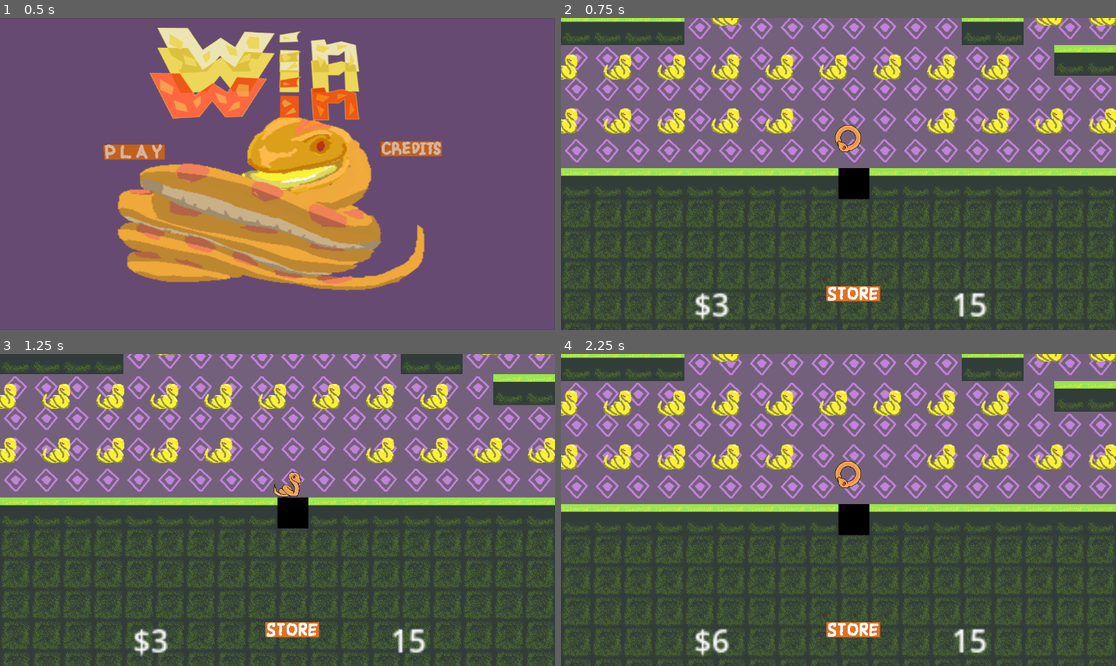
Above: before the commit, frames 1-4 (two rows, left to right).
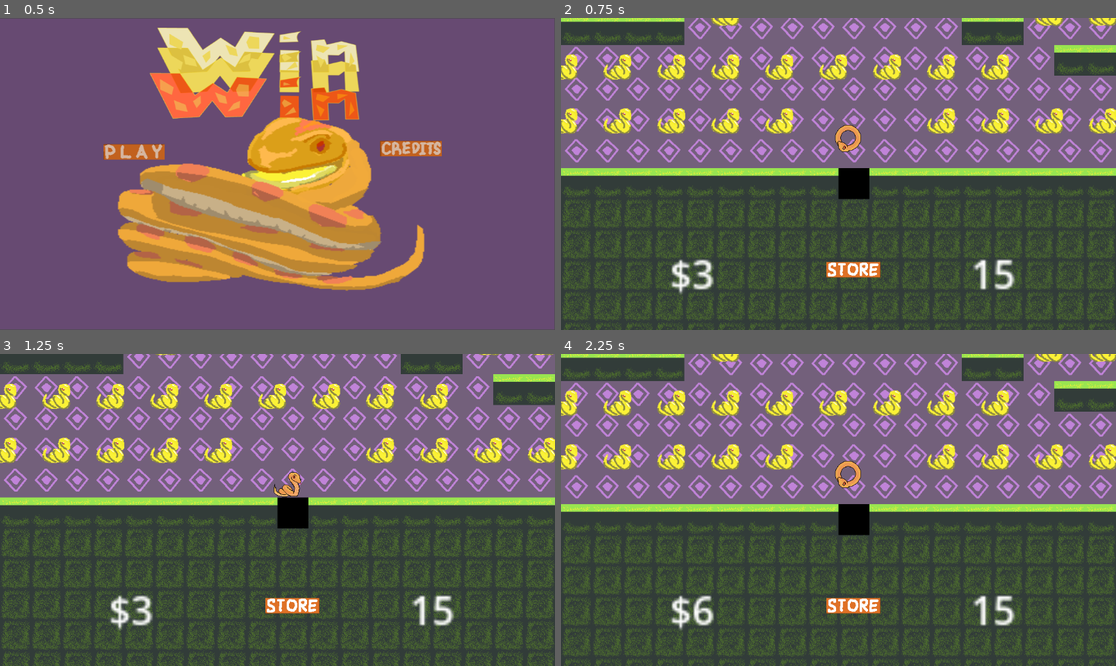
Above: after the commit, the same moments.

Repository: tgruenewald/LD58
Game: Godot game, scene res://scenes/main_menu.tscn
Two runs of this game, one before a commit and one after it. Both use one fixed random seed, a clock stepped at 60 frames per second and the inputs below.
Inputs (mouse positions are in pixels of both pictures, inside the frame that each line leads up to):
- Up to frame 1 (0.5 s): no input
- Up to frame 2 (0.75 s): click (694, 155) at 0.5 s
- Up to frame 3 (1.25 s): no input
- Up to frame 4 (2.25 s): tap Enter (ui_accept) at 1.25 s; move the mouse to (960, 494) at 1.27 s; hold D (move_right) 1.28-2 s; hold Z 1.28-2 s; click (960, 494) at 1.42 s; tap Space (jump) at 1.52 s; click (622, 581) at 2 s

Frame 1 is identical in both runs. In frame 2, 2.4% of the frame differs, in the area x 19-82%, y 77-97%; in frame 3, 2.4%; in frame 4, 2.5%.

Commit message:
fixed score size

Diff:
--- a/Scripts/ui.gd
+++ b/Scripts/ui.gd
@@ -31,14 +31,19 @@
 	var viewport = get_viewport()
 	if viewport:
 		var screen_size = viewport.get_visible_rect().size
-		var bottom_y = screen_size.y - 100  # 100 pixels from bottom (raised up)
+		var bottom_y = screen_size.y - 150  # 150 pixels from bottom (moved up much higher)
 		var center_x = screen_size.x / 2
 
-		# Centered positioning (accounting for element widths)
+		# Set scale for score and timer (1.5x bigger, using cleaner scale)
+		money_amount.scale = Vector2(5.0, 5.0)  # Reduced from 6.0 to 5.0 for less fuzziness
+		time_counter.scale = Vector2(5.0, 5.0)  # Reduced from 6.0 to 5.0 for less fuzziness
+
+		# Centered positioning (accounting for element widths and scale)
 		# Shifted left to account for the actual element sizes
-		money_amount.position = Vector2(center_x - 300, bottom_y)
-		time_counter.position = Vector2(center_x - 125, bottom_y)
-		store_button.position = Vector2(center_x + 25 - 50, bottom_y)  # Shift button left by half its width
+		# Adjusted Y position to account for the larger scale
+		money_amount.position = Vector2(center_x - 350, bottom_y - 25)  # Moved further left
+		time_counter.position = Vector2(center_x - 175, bottom_y - 25)  # Moved further left
+		store_button.position = Vector2(center_x - 25, bottom_y)  # Moved left to balance the group
 
 	# Add hover effect to store button
 	if store_button.is_hovered():
